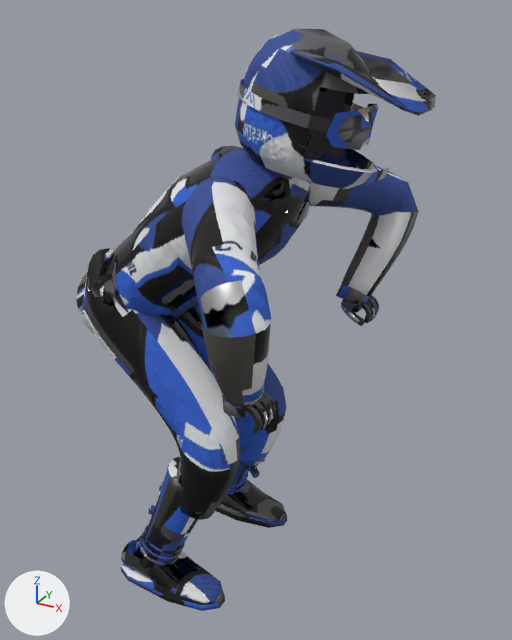
An edit to the glTF model public/models/rider-race.glb, drawn before and after from the same camera.
The view is the same before and after, from a camera (50 mm lens) standing at (1.57, -1.497, 1.586) and looking at (0.725, 0.039, 0.818). Every picture has the same lights, and +X, +Y and +Z are marked at lower left. The first picture is the older version. Vertices at exactly the same position are counted once.

Before the edit, the objects in view are built like this:
```python
me_rider = bpy.data.meshes.new('rider')
me_rider.from_pydata(...)  # 5407 vertices, 10605 faces; spans x 0.22..1.15, y -0.51..0.51, z 0.03..1.55
me_rider.materials.append(mat_rider_rookie)
ob_rider = bpy.data.objects.new('rider', me_rider)
ob_rider.location = (0.0, 0.0, 0.0)
```
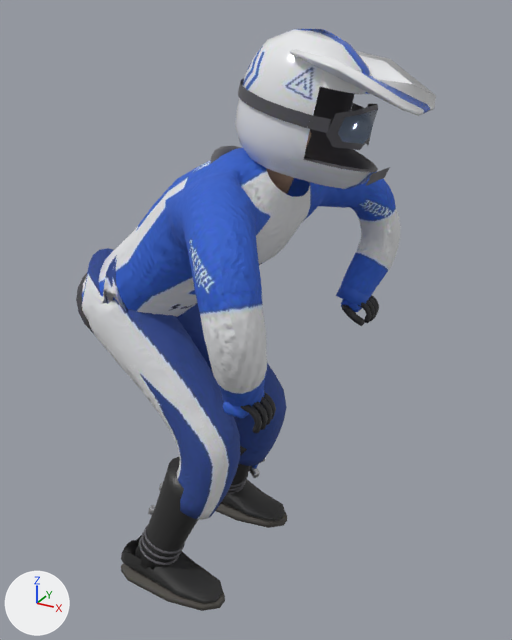
Changed parts and their boxes (x1, y1, x2, y2) in the pictures (512 x 640 px; the box of a moved part takes in the faces that stretch with it):
part 1 of me_rider, moved or reshaped
    before: (310, 166, 419, 266)
    after: (287, 171, 401, 266)
part 2 of me_rider, moved or reshaped
    before: (166, 168, 271, 391)
    after: (166, 168, 270, 391)
part 3 of me_rider, surface changed
    both: (76, 29, 436, 611)

What changed in the scene script:
```text
Change me_rider:
    used by ob_rider; location = (0.0, 0.0, 0.0)
    remove me_rider.from_pydata(...)  # 5407 vertices, 10605 faces; spans x 0.22..1.15, y -0.51..0.51, z 0.03..1.55
    add me_rider.from_pydata(...)  # 5459 vertices, 10641 faces; spans x 0.22..1.15, y -0.47..0.47, z 0.03..1.55
    me_rider part 1: 97 vertices moved from x 0.69..1.01, y 0.17..0.51, z 0.92..1.25 to x 0.65..0.99, y 0.17..0.47, z 0.92..1.25; 106 vertices removed from x 0.66..1.02, y 0.14..0.47, z 0.94..1.25; 132 vertices added at x 0.62..0.98, y 0.14..0.47, z 0.93..1.26
    me_rider part 2: 98 vertices moved from x 0.69..1.02, y -0.51..-0.17, z 0.92..1.25 to x 0.65..0.99, y -0.47..-0.17, z 0.92..1.25; 105 vertices removed from x 0.66..1.01, y -0.51..-0.14, z 0.93..1.25; 131 vertices added at x 0.62..0.99, y -0.47..-0.14, z 0.93..1.26
    me_rider part 3: 9752 kept faces spanning x 0.22..1.15, y -0.47..0.47, z 0.03..1.55 get new texture (UV) coordinates
```
